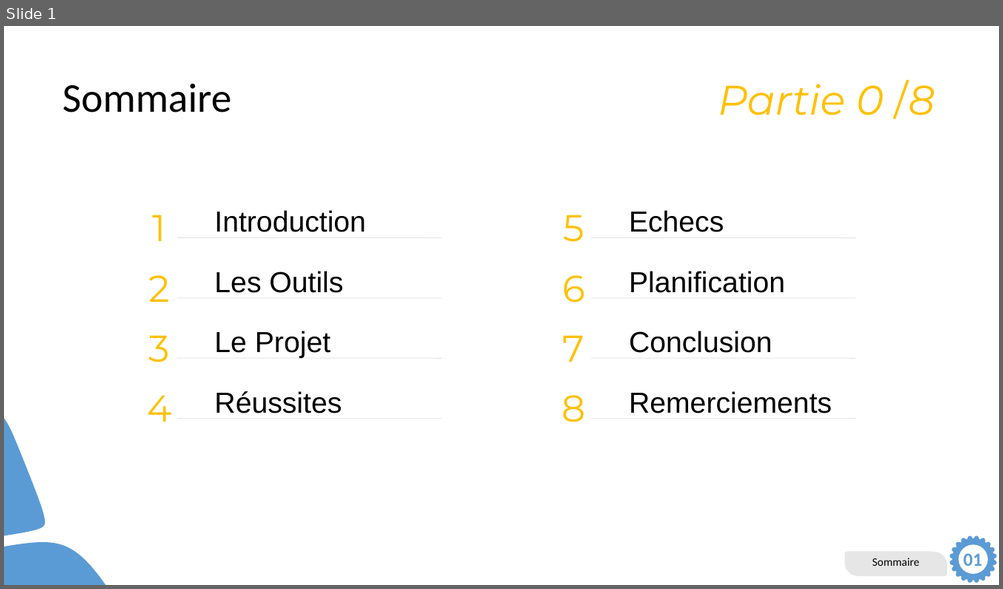
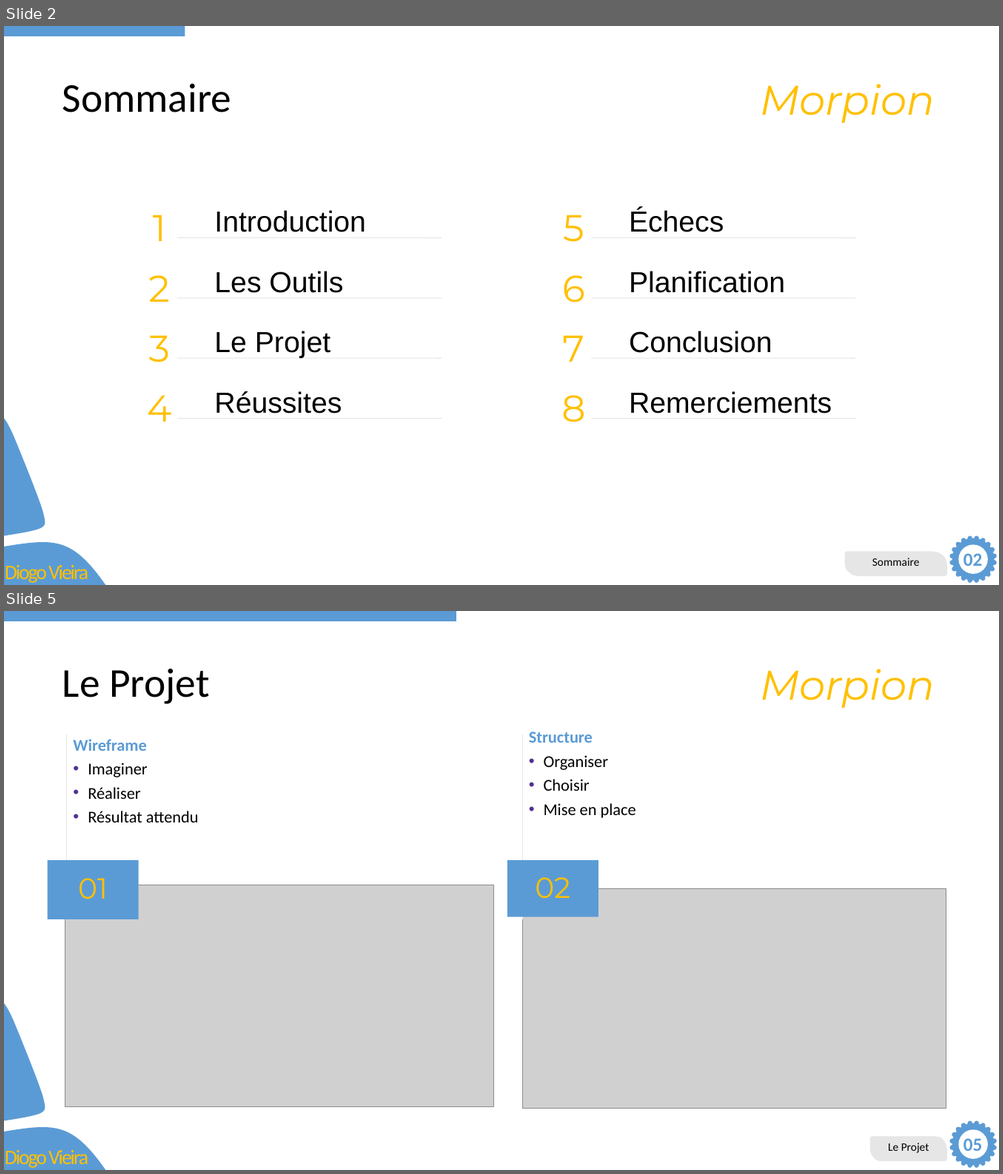
Before and after one commit to DiogoVieiraFerreira/Morpion_Pre-TPI, a slide deck: Dev/Présentation.pptx. Shown one above the other, each under a label of ours: slide 1 before the commit, slides 2 and 5 after it; the slides between them are not shown. The pictures are 1003x589 and 1003x1174 pixels, drawn with LibreOffice and Linux fonts; fonts in the diff are those of the drawing; grey boxes stand for pictures. Boxes give left, top, right and bottom in pixels: in the first picture for what was removed or moved away, otherwise in the second. Text is boxed around its words. In the diff, an @@ line names an element or a change of style, - is before the commit and + after.

```diff
--- a/Dev/Présentation.pptx
+++ b/Dev/Présentation.pptx
@@ slide 5 added at [4, 611, 999, 1170], background #FFFFFF; not listed: 5 template elements that a slide beside it also shows @@
@@ rectangle added at [4, 611, 456, 621], fill #5B9BD5 @@
@@ title added at [62, 669, 209, 704], 39.6 pt, text #000000 @@
+Le Projet
@@ text added at [760, 669, 934, 708], 40 pt, text #FFC000, italic @@
+Morpion
@@ line added from (67, 920) to (67, 735), #E7E6E6 0.75 pt @@
@@ text added at [73, 739, 199, 823], 16 pt, text #000000 @@
+Wireframe
+  • Imaginer
+  • Réaliser
+  • Résultat attendu
@@ line added from (523, 920) to (523, 735), #E7E6E6 0.75 pt @@
@@ text added at [529, 732, 636, 818], 16 pt, text #000000 @@
+Structure
+  • Organiser
+  • Choisir
+  • Mise en place
@@ text added at [47, 860, 138, 919], fill #5B9BD5, 28 pt, text #FFC000 @@
+01
@@ text added at [508, 860, 599, 917], fill #5B9BD5, 28 pt, text #FFC000 @@
+02
@@ picture added at [65, 885, 493, 1107] @@
@@ picture added at [523, 889, 945, 1109] @@
@@ freeform shape added at [871, 1137, 947, 1162], fill #E7E6E6, 11 pt, text #000000 @@
+Le Projet
@@ text added at [963, 1139, 982, 1151], 18 pt, text #5B9BD5, bold @@
+05
@@ what was slide 1 is now slide 2 @@
@@ slide 2 changed as well @@
@@ rectangle added at [4, 26, 185, 36], fill #5B9BD5 @@
@@ text at [760, 84, 934, 123]: text changed @@
-Partie 0 /8
+Morpion
@@ text at [629, 209, 723, 232]: text changed @@
-Echecs
+Échecs
@@ text at [963, 554, 982, 566]: text changed @@
-01
+02
@@ text added at [5, 562, 88, 583], 19.8 pt, text #FFC000 @@
+Diogo Vieira
```
Also in this commit, not shown: 3 other slides changed, 6 other slides added, 2 slides removed, 2 other files.
